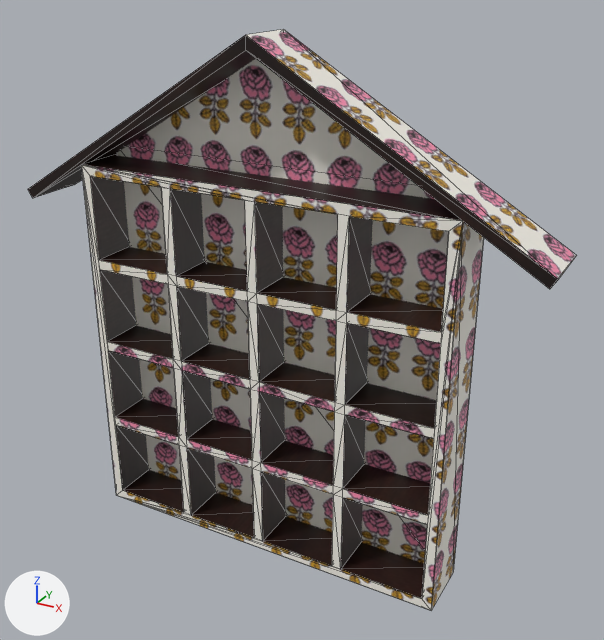
An edit to the glTF model threejs/work2022Feb04/shelf_wallpaper_simulation.gltf, drawn before and after from the same camera.
One viewpoint serves both versions: a 50 mm camera at (0.296, -0.516, 0.442) aimed at (0.019, -0.012, 0.19). The lights are fixed; the arrows at lower left show +X, +Y and +Z. Mesh edges are drawn as thin lines. Where no turn or scale is listed for an object, it has been applied to the vertices. Vertices at the same position are counted once.

Objects in the first picture: 'Image Plane Vihkiruusu_135_maripedia.png', 'group_0.016', 'group_0.017', 'group_1', 'group_2', 'group_3', 'group_3.001'.
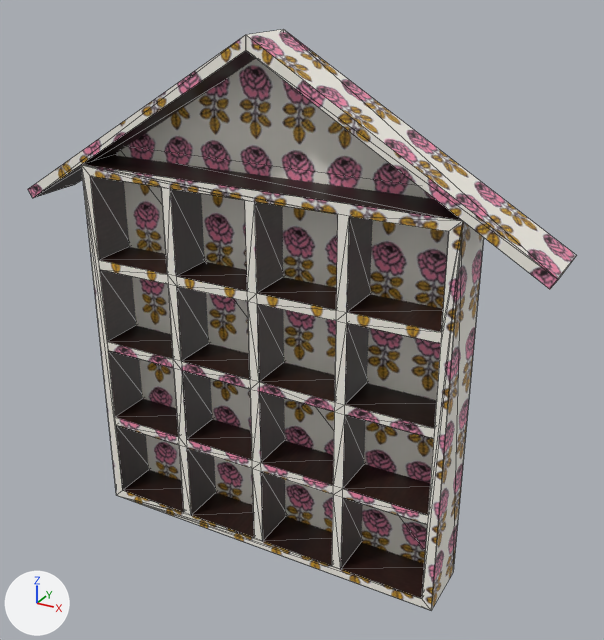
Location of each change, (x1, y1, x2, y2) in pixels of the pictures (604 x 640 px):
'group_1', reshaped (39% wider, 29% taller)
    before: (81, 165, 462, 610)
    after: (28, 35, 558, 610)
'group_2', reshaped
    before: (28, 35, 256, 198)
    after: (34, 51, 256, 198)
'group_3', reshaped (not visible afterwards)
    before: (246, 36, 558, 289)
part 1 of me_id4, added
    after: (28, 35, 558, 289)
part 2 of me_id121, deleted (black)
    before: (28, 35, 246, 198)

The edits, one by one:
me_id4 is used by ob_group_1; location (0.1473, -0.0461, 0.2959).
Verts and faces of me_id4; kept vertices keep their numbers, new ones are numbered from 69.
me_id4 had 69 vertices, 99 faces and spanned x -0.3..0.0, y 0.0, z -0.301..-0.001.
me_id4 now has 77 vertices, 103 faces and spans x -0.36..0.06, y 0.0, z -0.301..0.099.
Part 1, on me_id4:
New vertex 69 is at (0.06, 0.0, -0.027), pixel (558, 279).
New vertex 70 is at (-0.15, 0.0, 0.099), pixel (245, 34).
New vertex 71 is at (-0.15, 0.0, 0.089), pixel (245, 50).
New vertex 72 is at (0.056, 0.0, -0.034), pixel (549, 289).
New vertex 73 is at (-0.356, 0.0, -0.034), pixel (32, 198).
New vertex 74 is at (-0.15, 0.0, 0.089), pixel (245, 50).
New vertex 75 is at (-0.15, 0.0, 0.099), pixel (245, 34).
New vertex 76 is at (-0.36, 0.0, -0.027), pixel (27, 189).
New faces: (69, 70, 71), (69, 71, 72), (73, 74, 75), (73, 75, 76).
me_id121 is used by ob_group_2; location (-0.0027, 0.0019, 0.3945).
Verts and faces of me_id121; kept vertices keep their numbers, new ones are numbered from 8.
Before the commit, vertices of me_id121: 1 (-0.206, -0.048, -0.133) at pixel (32, 198), 2 (-0.21, -0.048, -0.126) at pixel (27, 189), 5 (0.0, -0.048, -0.009) at pixel (245, 50), 6 (0.0, -0.048, 0.0) at pixel (245, 34).
me_id121 had 8 vertices, 8 faces and spanned x -0.21..0.0, y -0.048..0.0, z -0.133..0.0.
me_id121 now has 7 vertices, 6 faces and spans x -0.21..0.0, y -0.048..0.0, z -0.133..0.0.
Part 2, on me_id121:
Vertices deleted: 6 (with the faces that use them).
me_id128 is used by ob_group_3; parent ob_group_0_016; location (5.906, -0.367, 0.0); rotation (-3.142, 0.0, 0.0), in degrees (-180, 0, 0); scale (-1.0, -1.0, -1.0).
Verts and faces of me_id128; kept vertices keep their numbers, new ones are numbered from 8.
Before the commit, vertices of me_id128: 1 (8.26, 4.96, 1.89) at pixel (558, 279), 2 (8.1, 5.23, 1.89) at pixel (549, 289), 4 (0.0, 0.37, 1.89) at pixel (245, 50), 6 (0.0, 0.0, 1.89) at pixel (245, 34).
me_id128 had 8 vertices, 8 faces and spanned x 0.0..8.26, y 0.0..5.23, z 0.0..1.89.
me_id128 now has 7 vertices, 6 faces and spans x 0.0..8.26, y 0.0..5.23, z 0.0..1.89.
Part 3, on me_id128:
Vertices deleted: 6 (with the faces that use them).
Faces deleted: (1, 4, 2).
